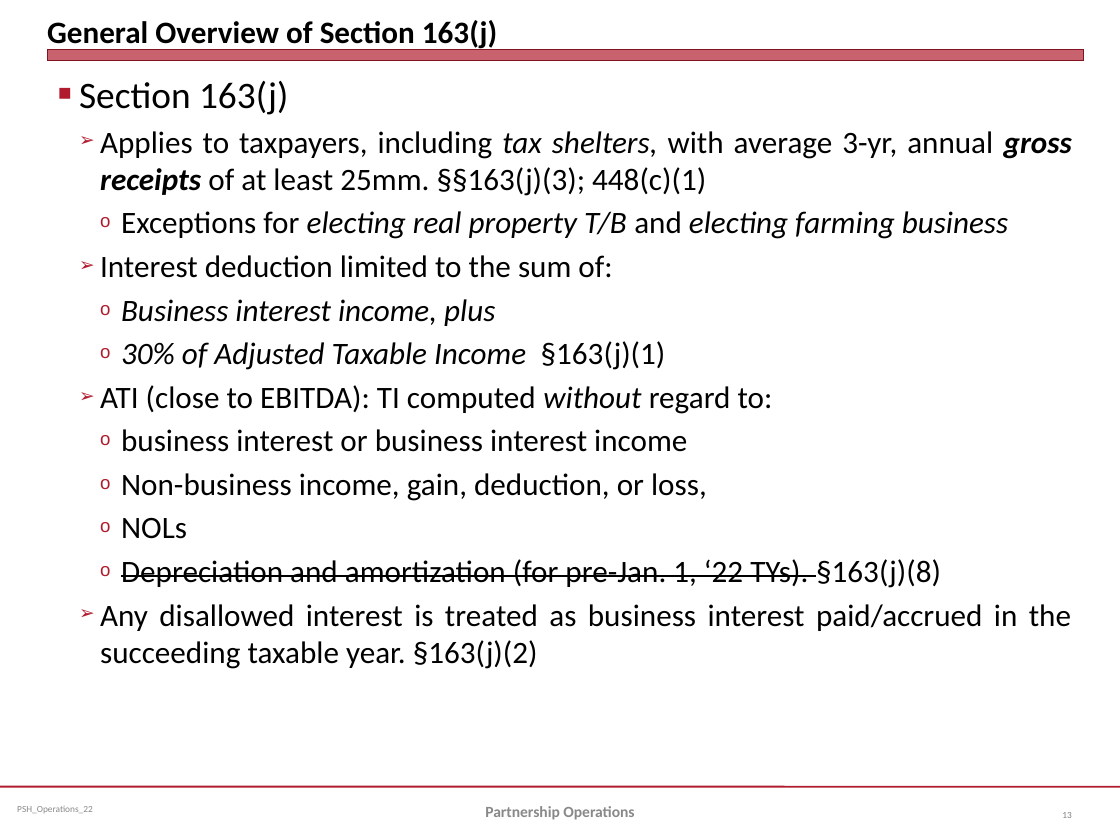
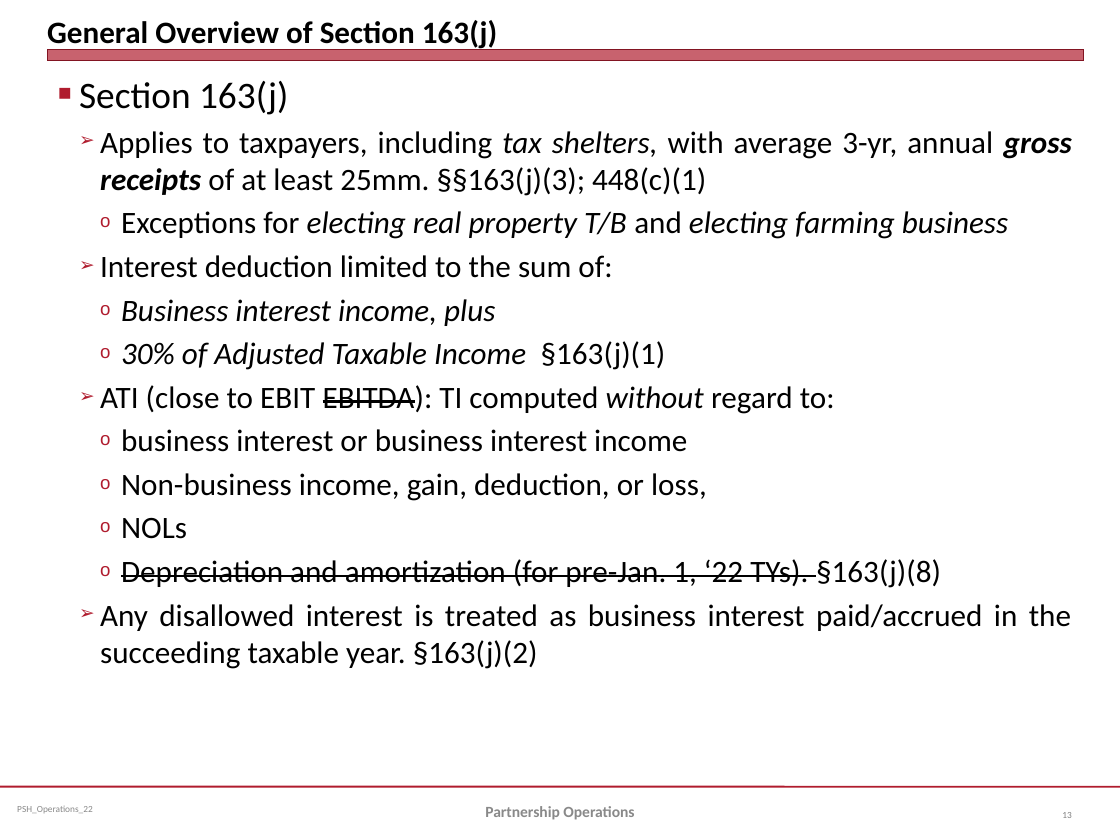
Before and after one commit to jmc877/Partnership-Tax, a slide deck: slide 13 of slides/PSH_Operations_22.pptx. Drawn at 1120x840 pixels with LibreOffice and Linux fonts; fonts in the diff are those of the drawing. Boxes give left, top, right and bottom in pixels: in the first picture for what was removed or moved away, otherwise in the second. Text is boxed around its words. In the diff, an @@ line names an element or a change of style, - is before the commit and + after.

```diff
--- a/slides/PSH_Operations_22.pptx
+++ b/slides/PSH_Operations_22.pptx
@@ text at [100, 385, 835, 414]: text changed @@
-  ➢ ATI (close to EBITDA): TI computed without regard to:
+  ➢ ATI (close to EBIT EBITDA): TI computed without regard to:
```
Also in this commit, not shown: 1 other file.
